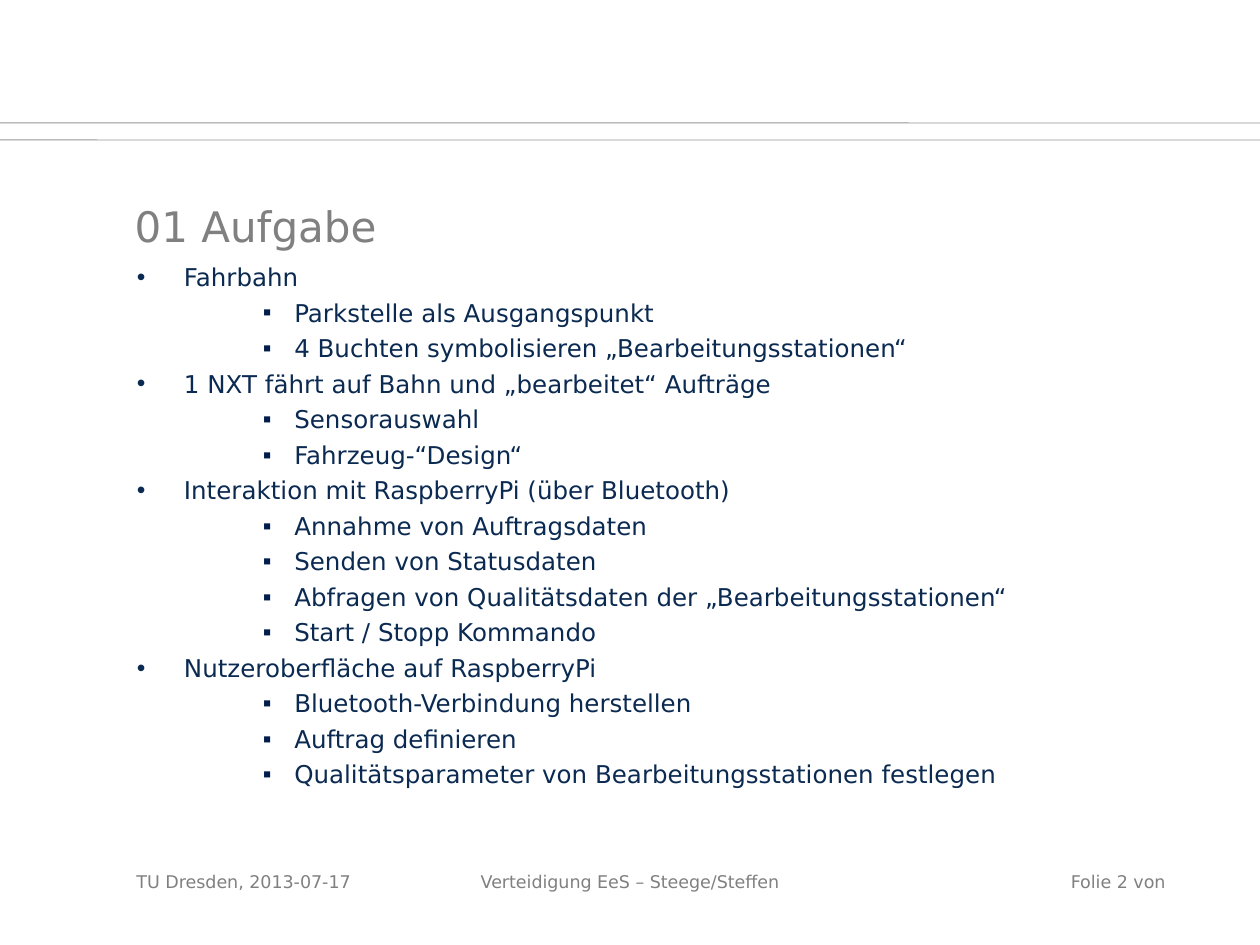
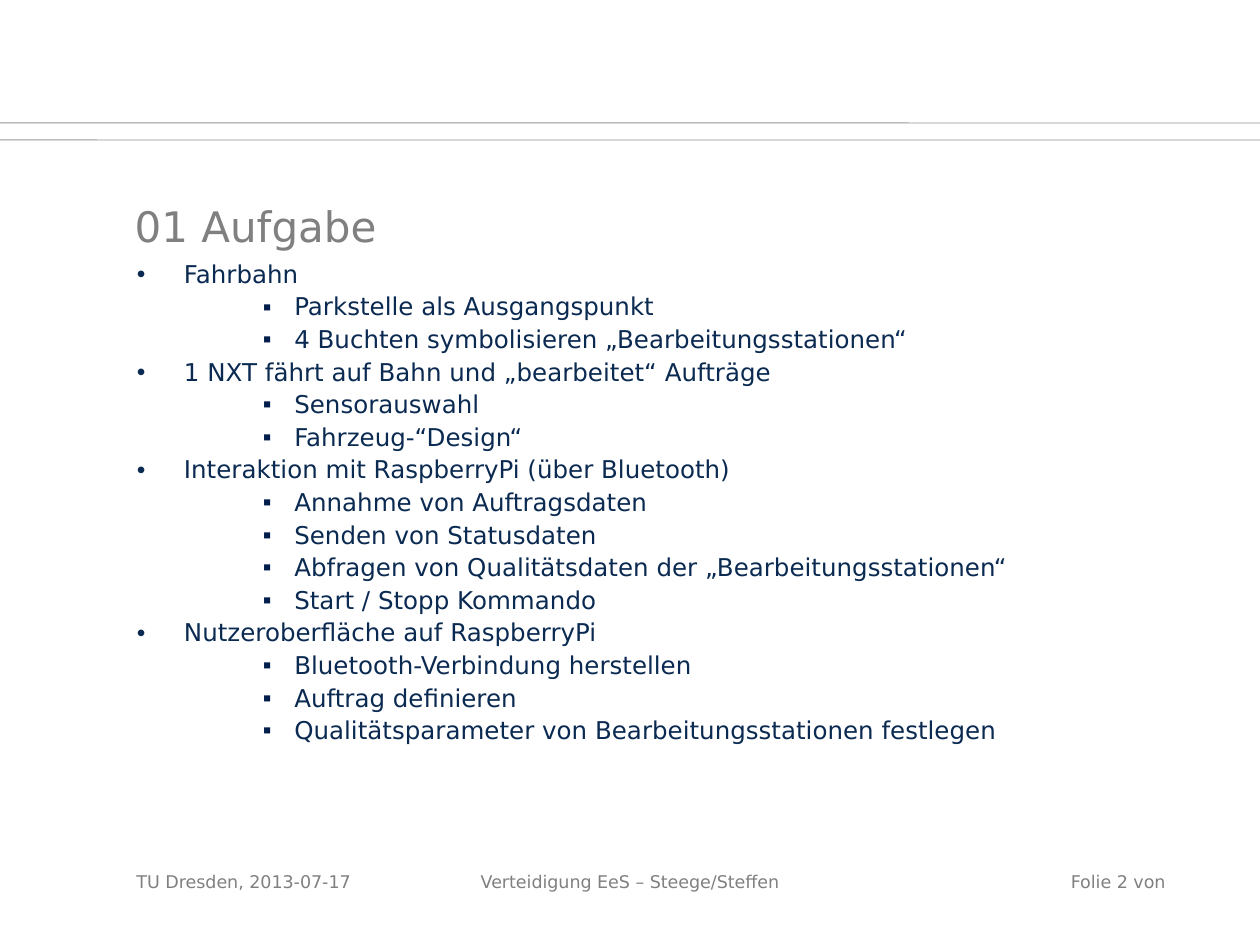
Before and after one commit to SaSteDD/ees_StegStef, a slide deck: slide 2 of doku/nxt/Belegverteidigung.odp. Drawn at 1260x945 pixels with LibreOffice and Linux fonts; fonts in the diff are those of the drawing; background and template pictures are left out. Boxes give left, top, right and bottom in pixels: in the first picture for what was removed or moved away, otherwise in the second. Text is boxed around its words. In the diff, an @@ line names an element or a change of style, - is before the commit and + after.

```diff
--- a/doku/nxt/Belegverteidigung.odp
+++ b/doku/nxt/Belegverteidigung.odp
@@ text "Fahrbahn" at bbox=[184, 264, 1006, 744]: line spacing 1 to 0.9 @@
```
Also in this commit, not shown: 4 other slides changed, 3 other files.
